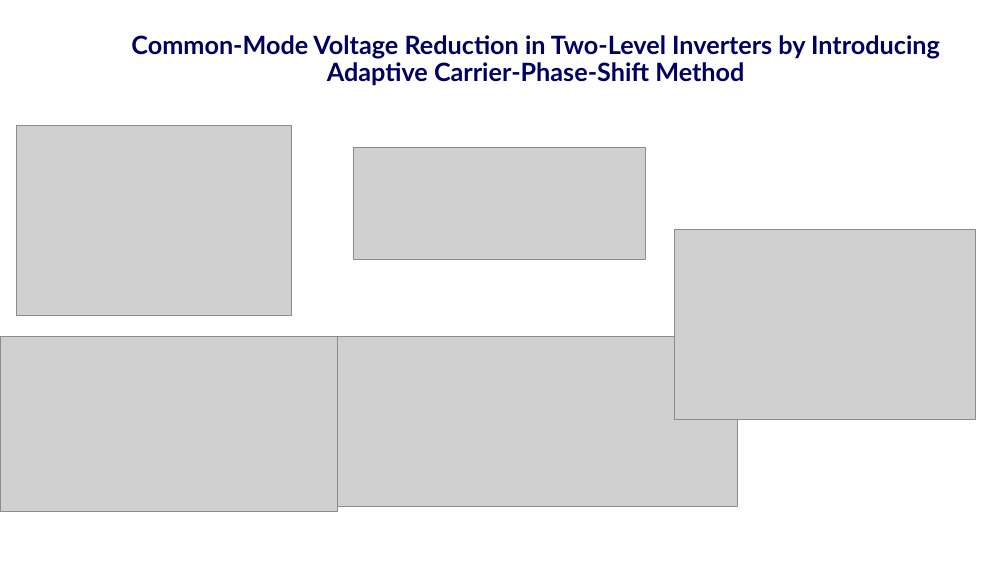
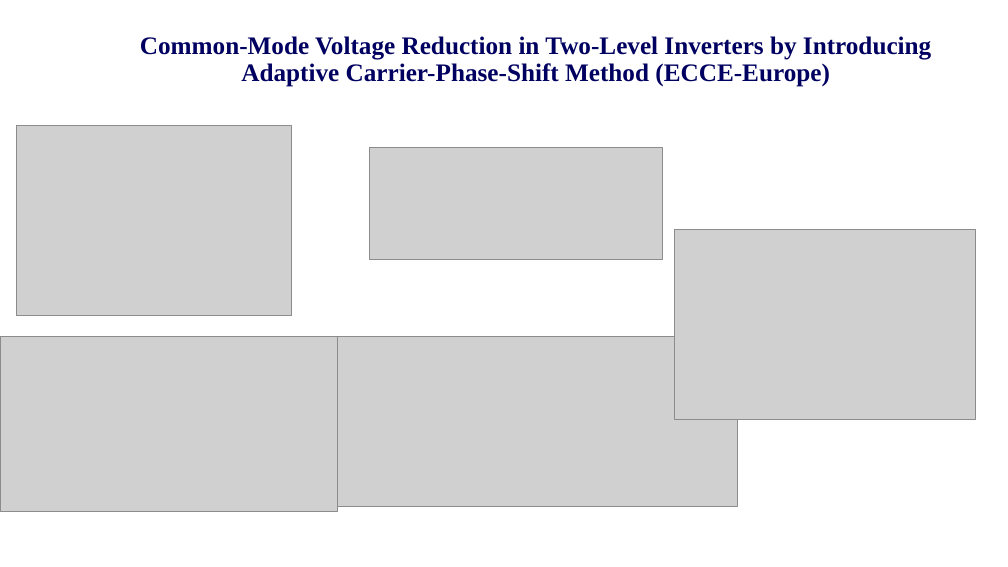
Before and after one commit to EnesAyaz/KTH, a slide deck: slide 8 of PresentationOfMeetings/Hemizero-2025-03-25/2025.03.25.Enes.pptx (slide 21 before the commit). Drawn at 1008x567 pixels with LibreOffice and Linux fonts; fonts in the diff are those of the drawing; grey boxes stand for pictures; background and template pictures are left out. Boxes give left, top, right and bottom in pixels: in the first picture for what was removed or moved away, otherwise in the second. Text is boxed around its words. In the diff, an @@ line names an element or a change of style, - is before the commit and + after.

```diff
--- a/PresentationOfMeetings/Hemizero-2025-03-25/2025.03.25.Enes.pptx
+++ b/PresentationOfMeetings/Hemizero-2025-03-25/2025.03.25.Enes.pptx
@@ title at bbox=[140, 36, 931, 87]: text changed; font Lato to Times New Roman @@
-Common-Mode Voltage Reduction in Two-Level Inverters by Introducing Adaptive Carrier-Phase-Shift Method
+Common-Mode Voltage Reduction in Two-Level Inverters by Introducing Adaptive Carrier-Phase-Shift Method (ECCE-Europe)
@@ picture: place and size @@
-picture at bbox=[353, 147, 646, 259]
+picture at bbox=[370, 147, 662, 259]
```
Also in this commit, not shown: 8 other slides changed, 13 slides removed, 7 other files.
